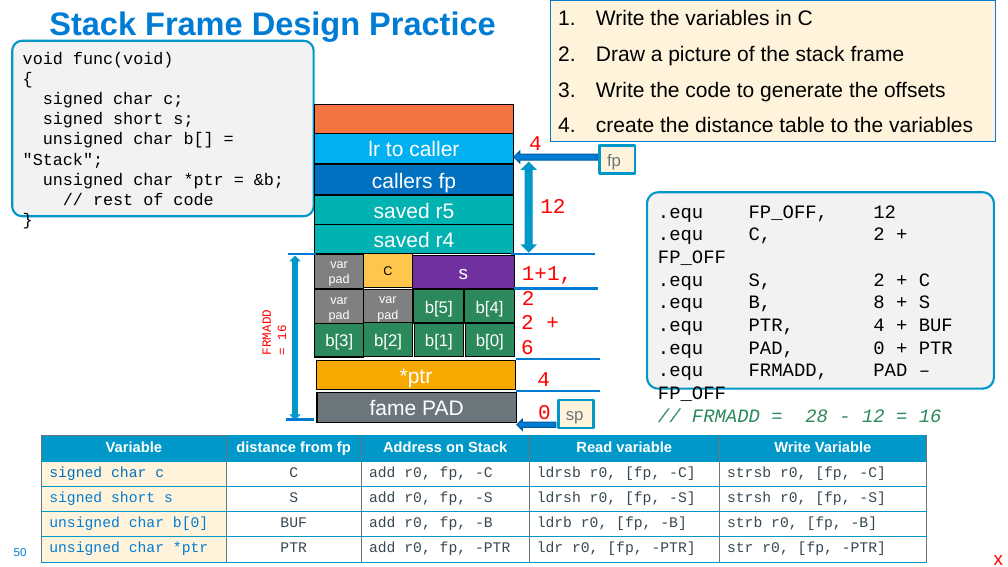
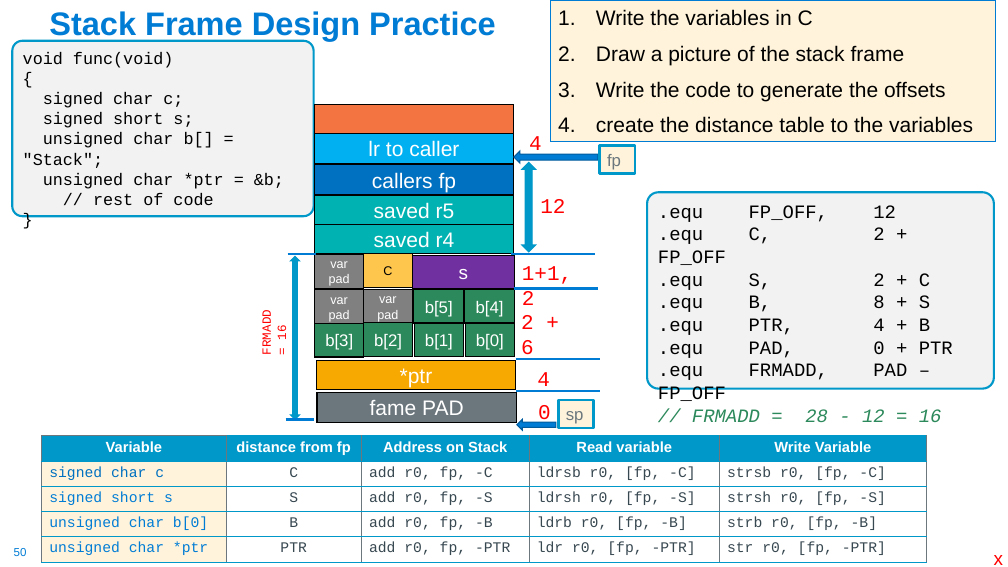
Before and after one commit to cse30-sp24/Muller-Slides, a slide deck: slide 50 of 07-Arm-Part4.pptx. Drawn at 1008x567 pixels with LibreOffice and Linux fonts; fonts in the diff are those of the drawing. Boxes give left, top, right and bottom in pixels: in the first picture for what was removed or moved away, otherwise in the second. Text is boxed around its words. In the diff, an @@ line names an element or a change of style, - is before the commit and + after.

```diff
--- a/07-Arm-Part4.pptx
+++ b/07-Arm-Part4.pptx
@@ text in rounded rectangle at (658, 318, 930, 335): text changed @@
-.equ PTR, 4 + BUF
+.equ PTR, 4 + B
@@ table at (42, 436, 927, 562) @@
-row 4, column 2: BUF
+row 4, column 2: B
```
Also in this commit, not shown: 9 other slides changed, 3 other files.
